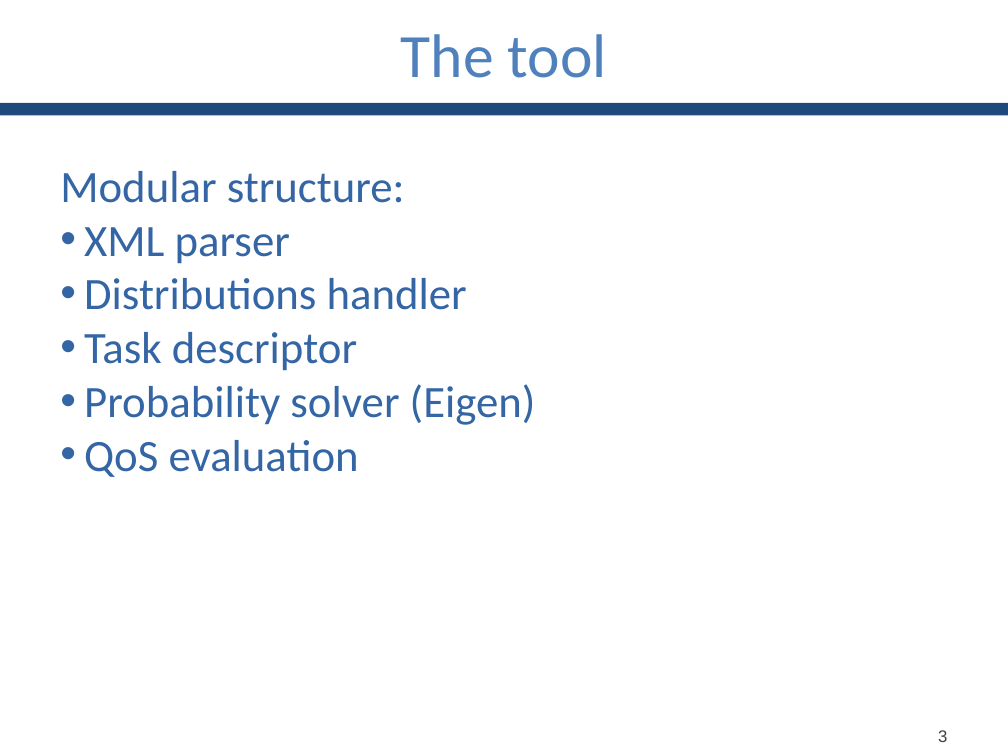
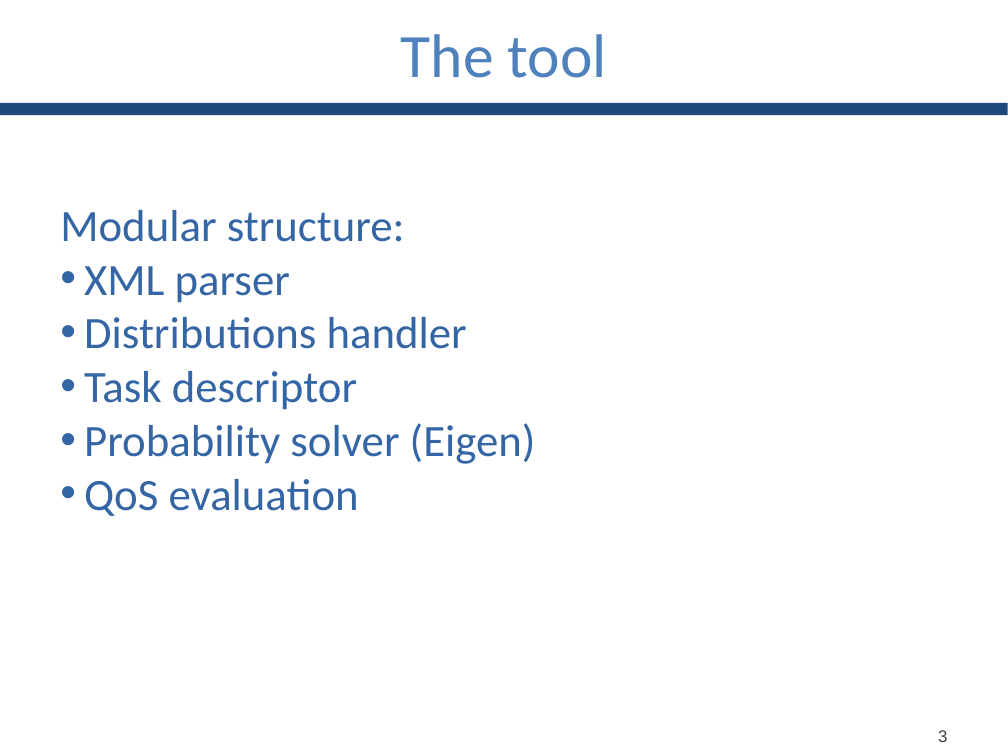
Before and after one commit to GianlucaBortoli/bachelorThesis, a slide deck: slide 4 of slides/slides.pptx. Drawn at 1008x756 pixels with LibreOffice and Linux fonts; fonts in the diff are those of the drawing. Boxes give left, top, right and bottom in pixels: in the first picture for what was removed or moved away, otherwise in the second. Text is boxed around its words. In the diff, an @@ line names an element or a change of style, - is before the commit and + after.

Commit message:
added slides for task model & RR

```diff
--- a/slides/slides.pptx
+++ b/slides/slides.pptx
@@ text "Modular structure:": place and size @@
-text "Modular structure:" at (60, 171, 536, 477)
+text "Modular structure:" at (60, 210, 536, 516)
```
Also in this commit, not shown: 5 other slides changed, 2 slides added.
